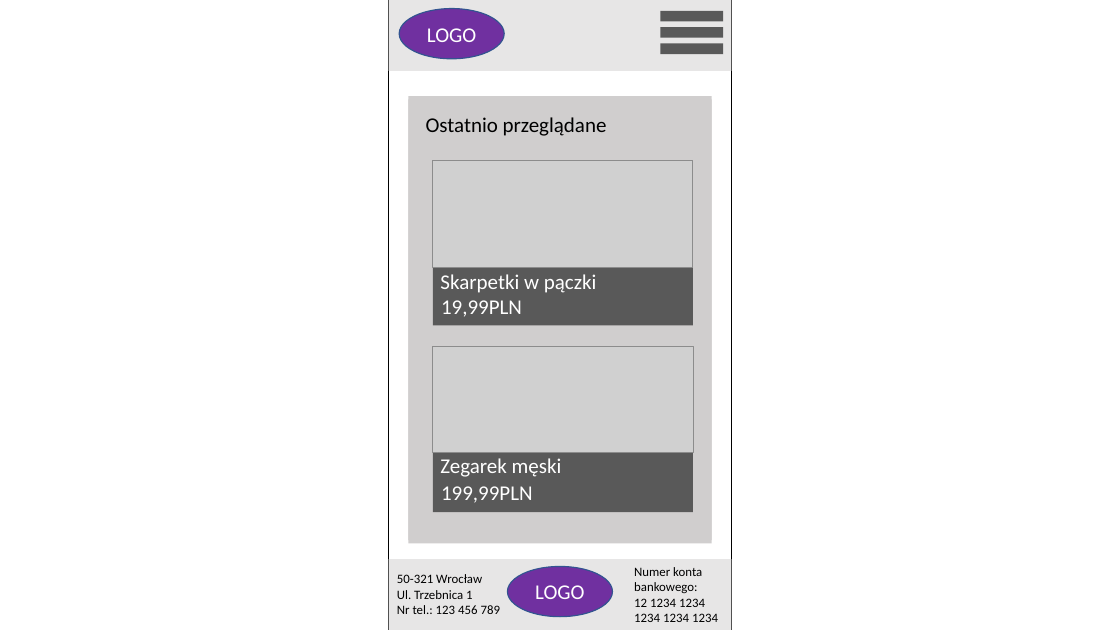
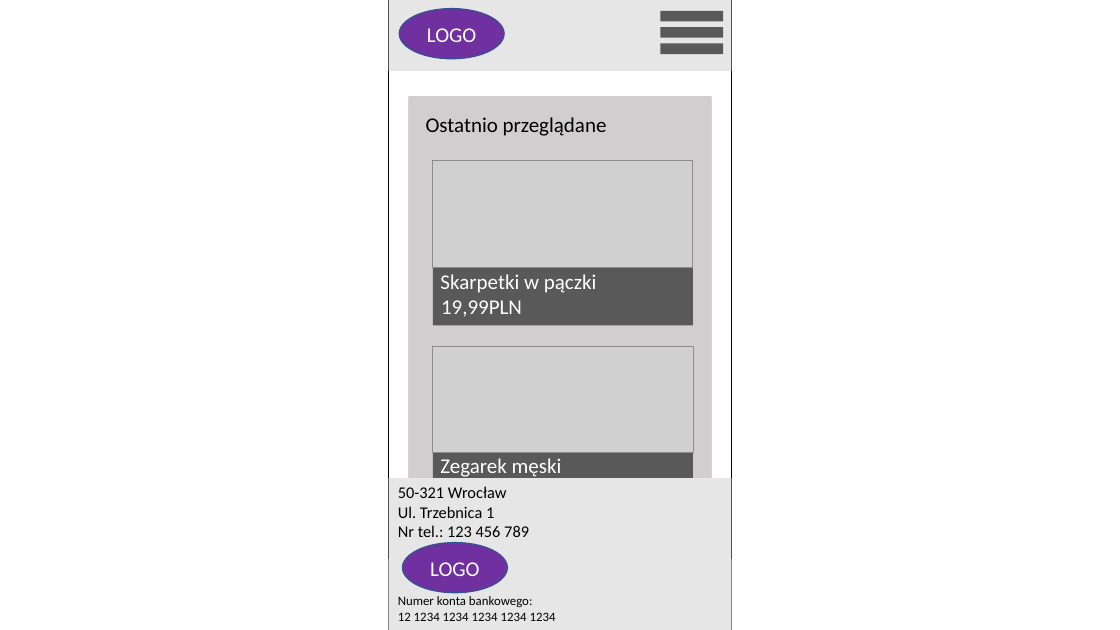
Before and after one commit to szymeq17/Uni, a slide deck: slide 10 of Kurs WWW/Lista 13/prototyp.pptx (slide 7 before the commit). Drawn at 1120x630 pixels with LibreOffice and Linux fonts; fonts in the diff are those of the drawing; grey boxes stand for pictures. Boxes give left, top, right and bottom in pixels: in the first picture for what was removed or moved away, otherwise in the second. Text is boxed around its words. In the diff, an @@ line names an element or a change of style, - is before the commit and + after.

```diff
--- a/Kurs WWW/Lista 13/prototyp.pptx
+++ b/Kurs WWW/Lista 13/prototyp.pptx
@@ rectangle added at (x1=389, y1=478, x2=732, y2=630), fill #E7E6E6 @@
@@ text added at (x1=398, y1=486, x2=529, y2=537), 14 pt, text #000000 @@
+50-321 Wrocław
+Ul. Trzebnica 1
+Nr tel.: 123 456 789
@@ ellipse "LOGO" moved from (x1=507, y1=566, x2=613, y2=617) to (x1=402, y1=543, x2=507, y2=593) @@
@@ text "Numer konta bankowego:" rewrapped from (x1=634, y1=567, x2=718, y2=622) to (x1=398, y1=596, x2=556, y2=621) @@
```
Also in this commit, not shown: 7 other slides changed, 3 slides added, 22 other files.
